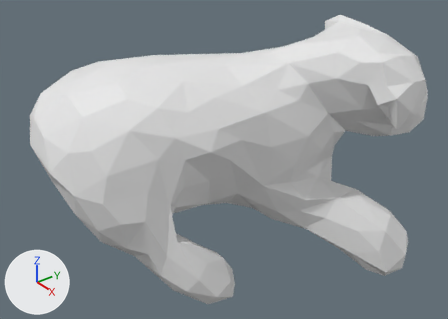
An edit to the Blender file Organic/SS_Base.blend, drawn before and after from the same camera.
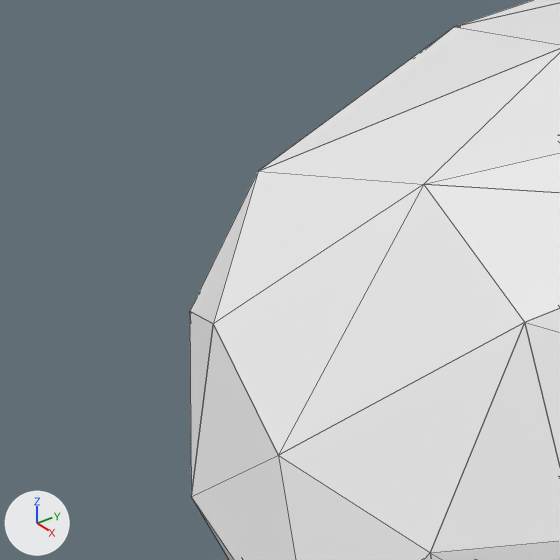
Old and new are each drawn whole from a camera (50 mm lens) standing at (1.324, -1.17, 0.89) and looking at (-0.064, -0.127, -0.031) and again close up on the part from 0% to 20% of the width and 21% to 48% of the height. Every picture has the same lights, and +X, +Y and +Z are marked at lower left. The close-ups show mesh edges as thin lines.

The first close-up shows 'NoName1_mesh_'.
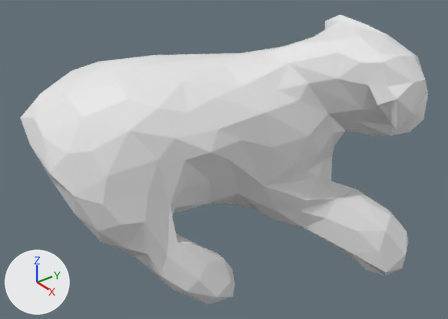
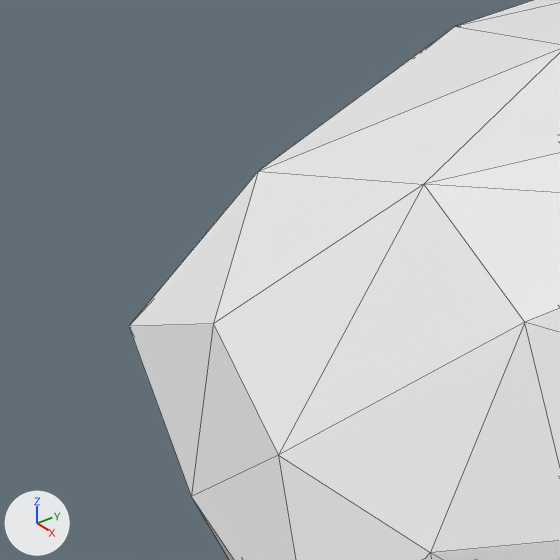
The newer file is also turned or shifted as a whole; pictures and numbers use the older file's frame.

Changed parts and their boxes [x1, y1, x2, y2] in the close-ups (560 x 560 px):
'NoName1_mesh_', reshaped: before [190, 0, 560, 560]; after [129, 0, 560, 560]
part 1 of me_noname1_mesh, cut back: before [191, 27, 560, 560]; after [129, 172, 258, 495]

The edits, one by one:
me_noname1_mesh is used by ob_noname1_mesh; location (0.0, 0.0, 0.0).
me_noname1_mesh had 2427 vertices, 809 faces and spanned x -0.565..0.428, y -0.673..0.429, z -0.436..0.399.
me_noname1_mesh now has 407 vertices, 809 faces and spans x -0.565..0.428, y -0.673..0.429, z -0.436..0.399.
me_noname1_mesh part 1: 458 vertices removed from x -0.565..0.428, y -0.672..0.429, z -0.416..0.398; 1 vertex added at x -0.319, y -0.661, z 0.165.
